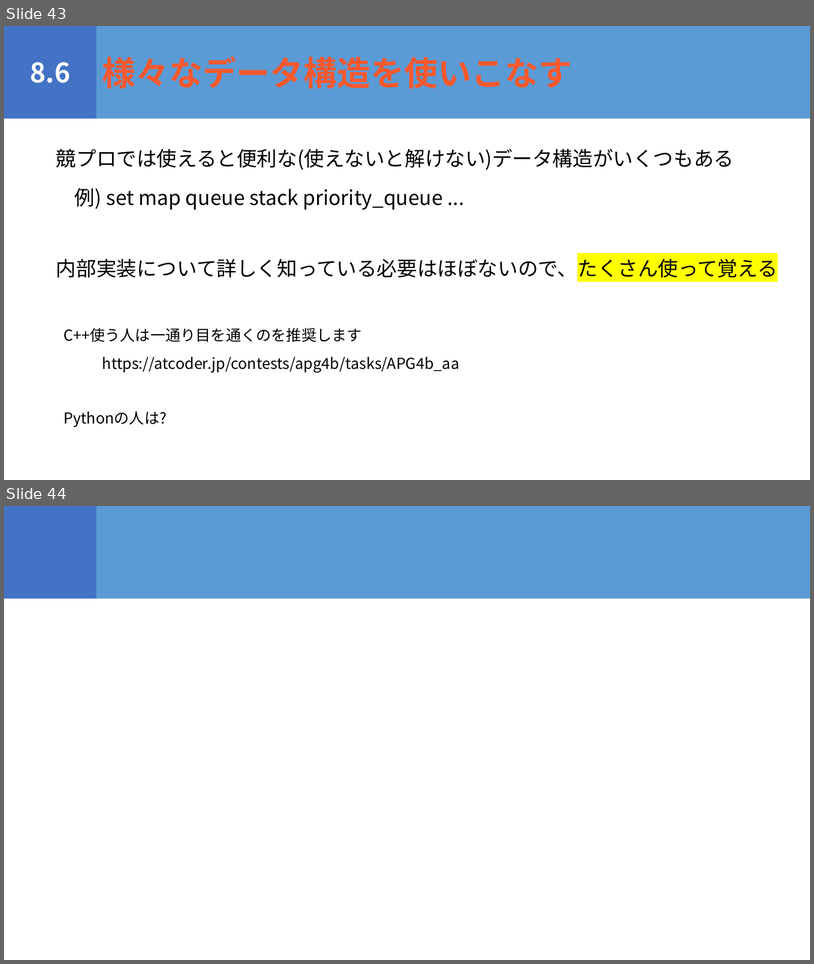
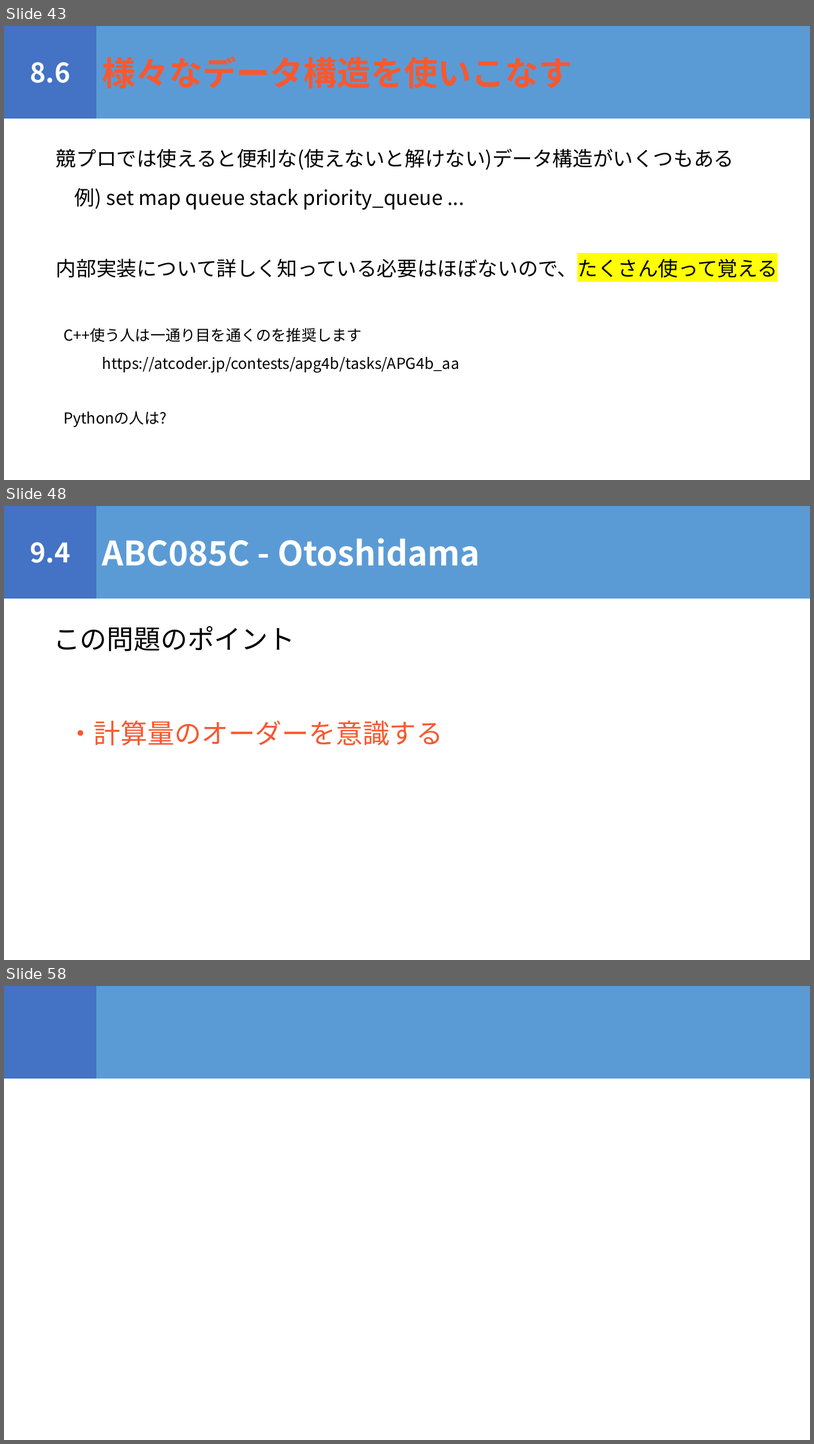
Before and after one commit to igeeeeee/triC_AtCoder_Beginners_Selection, a slide deck: ABS_勉強会.pptx. Shown one above the other, each under a label of ours: slides 43 and 44 before the commit, slides 43, 48 and 58 after it; the slides between them are not shown. The pictures are 814x964 and 814x1444 pixels, drawn with LibreOffice and Linux fonts; fonts in the diff are those of the drawing. Boxes give left, top, right and bottom in pixels: in the first picture for what was removed or moved away, otherwise in the second. Text is boxed around its words. In the diff, an @@ line names an element or a change of style, - is before the commit and + after.

```diff
--- a/ABS_勉強会.pptx
+++ b/ABS_勉強会.pptx
@@ slide 48 added at <box>4,506,810,960</box>, background #FFFFFF @@
@@ rectangle added at <box>4,506,96,598</box>, fill #4472C4, 32 pt, text #FFFFFF, bold @@
+9.4
@@ rectangle added at <box>96,506,810,598</box>, fill #5B9BD5, 40 pt, text #FFFFFF, bold @@
+ABC085C - Otoshidama
@@ text added at <box>53,626,295,651</box>, 32 pt, text #000000 @@
+この問題のポイント
@@ text added at <box>67,720,443,745</box>, 32 pt, text #F8582E @@
+・計算量のオーダーを意識する
@@ what was slide 44 is now slide 58 @@
```
Also in this commit, not shown: 1 slide changed, 12 other slides added, 2 slides removed, 5 other files.
